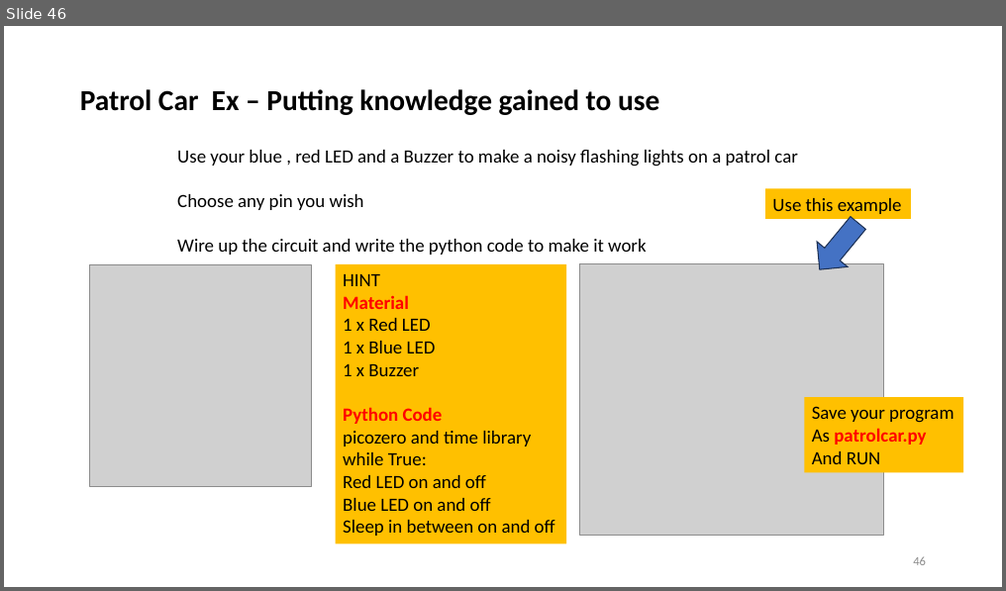
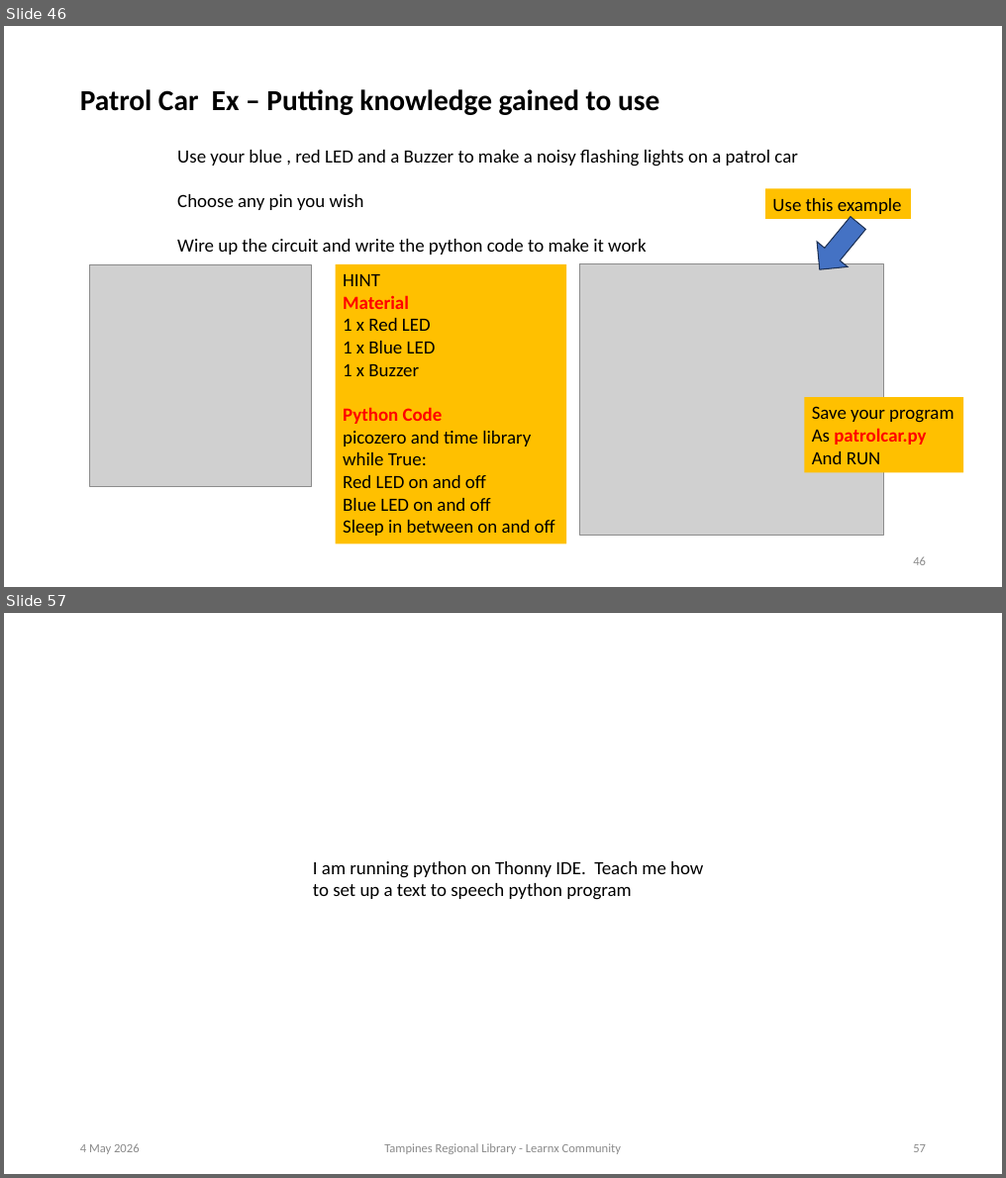
Before and after one commit to ssgoh/Pi-Python-Workshop, a slide deck: Pi Pico Python Course with Picozero Library.pptx. Shown one above the other, each under a label of ours: slide 46 before the commit, slides 46 and 57 after it; the slides between them are not shown. The pictures are 1006x591 and 1006x1178 pixels, drawn with LibreOffice and Linux fonts; fonts in the diff are those of the drawing; grey boxes stand for pictures. Boxes give left, top, right and bottom in pixels: in the first picture for what was removed or moved away, otherwise in the second. Text is boxed around its words. In the diff, an @@ line names an element or a change of style, - is before the commit and + after.

```diff
--- a/Pi Pico Python Course with Picozero Library.pptx
+++ b/Pi Pico Python Course with Picozero Library.pptx
@@ slide 57 added at <box>4,613,1002,1174</box>, background #FFFFFF @@
@@ text added at <box>313,861,703,900</box>, 18 pt, text #000000 @@
+I am running python on Thonny IDE. Teach me how
+to set up a text to speech python program
@@ text added at <box>80,1144,140,1155</box>, 12 pt, text #8C8C8C @@
+4 May 2026
@@ text added at <box>384,1144,621,1155</box>, 12 pt, text #8C8C8C @@
+Tampines Regional Library - Learnx Community
@@ page number added at <box>913,1145,926,1153</box>, 12 pt, text #8C8C8C @@
+57
```
Also in this commit, not shown: 53 slides changed, 4 other slides added, 2 other files.
